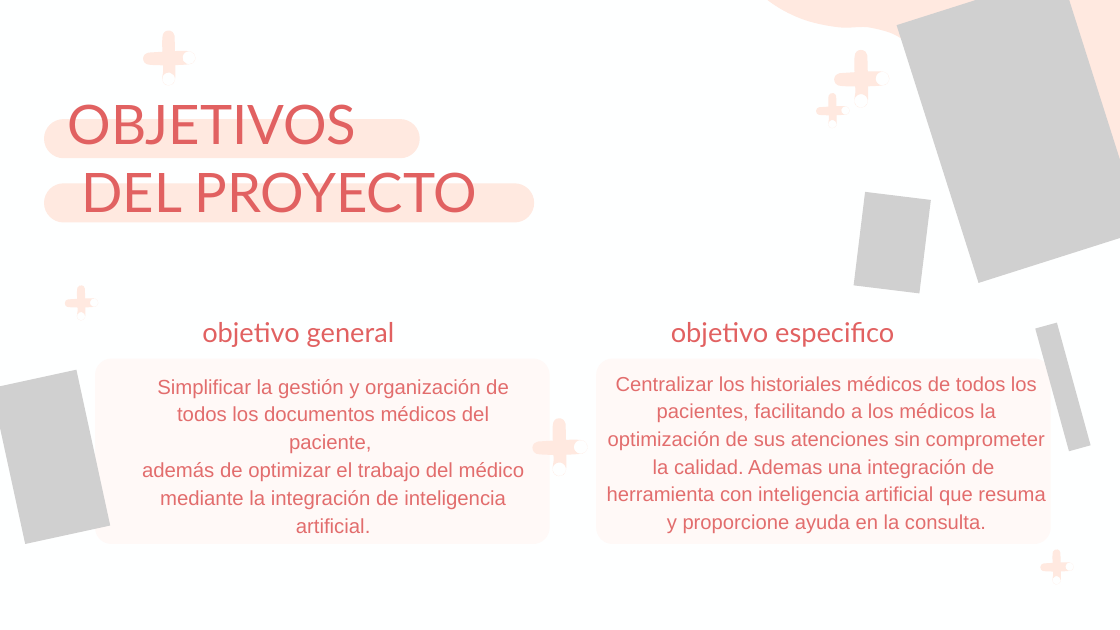
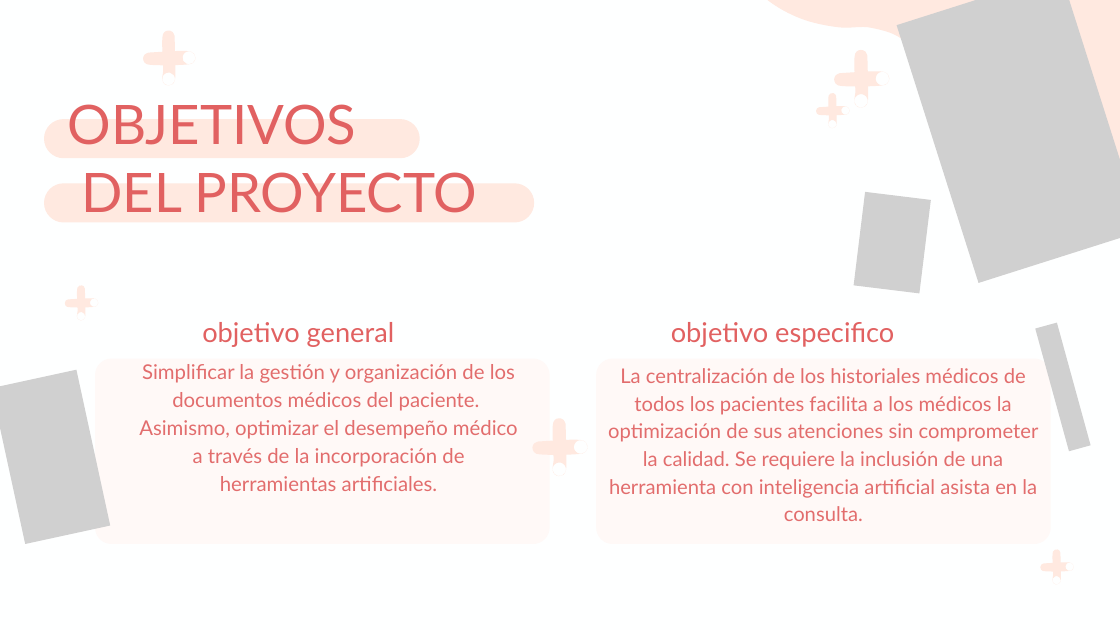
Before and after one commit to SamuelVallejos/Consultorio_Cys, a slide deck: slide 4 of Fase 3/Evidencias Grupales/Presentación Final Del Proyecto (Español) - .pptx. Drawn at 1120x630 pixels with LibreOffice and Linux fonts; fonts in the diff are those of the drawing; grey boxes stand for pictures. Boxes give left, top, right and bottom in pixels: in the first picture for what was removed or moved away, otherwise in the second. Text is boxed around its words. In the diff, an @@ line names an element or a change of style, - is before the commit and + after.

```diff
--- a/Fase 3/Evidencias Grupales/Presentación Final Del Proyecto (Español) - .pptx
+++ b/Fase 3/Evidencias Grupales/Presentación Final Del Proyecto (Español) - .pptx
@@ text at [139, 364, 518, 491]: text changed; font Arial to Lato @@
-Simplificar la gestión y organización de todos los documentos médicos del paciente,
-además de optimizar el trabajo del médico mediante la integración de inteligencia artificial.
+Simplificar la gestión y organización de los documentos médicos del paciente.
+Asimismo, optimizar el desempeño médico a través de la incorporación de herramientas artificiales.
@@ text at [608, 368, 1039, 521]: text changed; font Arial to Lato @@
-Centralizar los historiales médicos de todos los pacientes, facilitando a los médicos la optimización de sus atenciones sin comprometer la calidad. Ademas una integración de herramienta con inteligencia artificial que resuma y proporcione ayuda en la consulta.
+La centralización de los historiales médicos de todos los pacientes facilita a los médicos la optimización de sus atenciones sin comprometer la calidad. Se requiere la inclusión de una herramienta con inteligencia artificial asista en la consulta.
```
Also in this commit, not shown: 8 other slides changed, 4 slides added, 2 slides removed.
